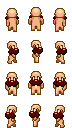
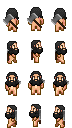
The second 72x128 image is a revision of the first. Changes to its layers:
added layer "axe-front" above "hair-black" over [3, 13, 66, 125]
added layer "hair-black" above "hair-brown" over [6, 7, 66, 115]
added layer "beard-black" above "beard-brown" over [5, 15, 67, 119]
renamed "beard" to "beard-brown", hid it over [5, 15, 67, 119]
added layer "axe-rear" over [6, 75, 69, 91]
